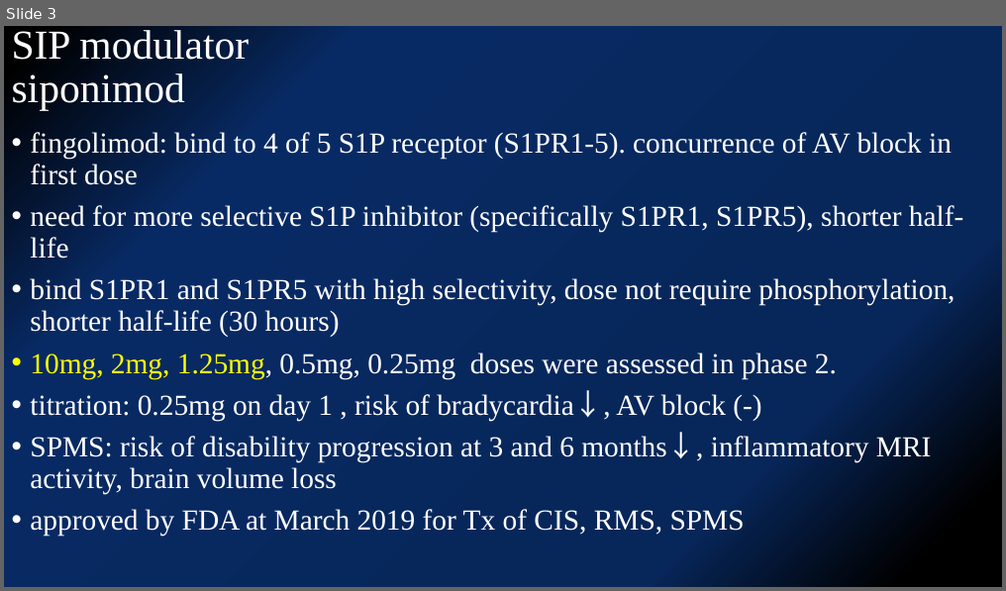
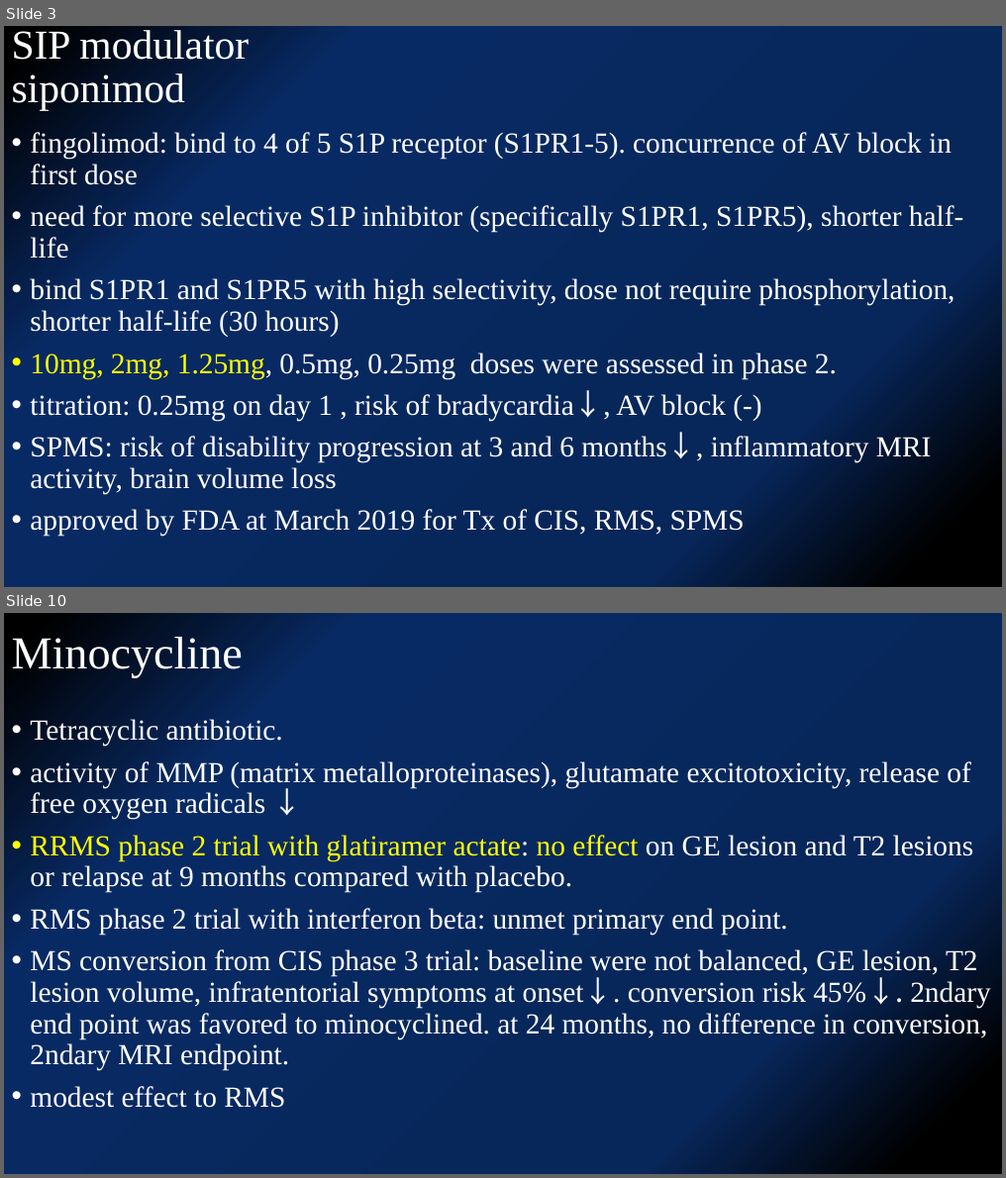
Before and after one commit to kjfdf/12.07_lab_meeting, a slide deck: 2020.12.07 유일한 임상저널리뷰.pptx. Shown one above the other, each under a label of ours: slide 3 before the commit, slides 3 and 10 after it; the slides between them are not shown. The pictures are 1006x591 and 1006x1178 pixels, drawn with LibreOffice and Linux fonts; fonts in the diff are those of the drawing. Boxes give left, top, right and bottom in pixels: in the first picture for what was removed or moved away, otherwise in the second. Text is boxed around its words. In the diff, an @@ line names an element or a change of style, - is before the commit and + after.

```diff
--- a/2020.12.07 유일한 임상저널리뷰.pptx
+++ b/2020.12.07 유일한 임상저널리뷰.pptx
@@ slide 10 added at (4, 613, 1002, 1174), background gradient #000000 to #072659 to #082A64 @@
@@ title added at (12, 634, 243, 678), 44 pt, text #FFFFFF @@
+Minocycline
@@ text added at (30, 719, 991, 1108), 28 pt, text #FFFFFF @@
+• Tetracyclic antibiotic.
+• activity of MMP (matrix metalloproteinases), glutamate excitotoxicity, release of free oxygen radicals ↓
+• RRMS phase 2 trial with glatiramer actate: no effect on GE lesion and T2 lesions or relapse at 9 months compared with placebo.
+• RMS phase 2 trial with interferon beta: unmet primary end point.
+• MS conversion from CIS phase 3 trial: baseline were not balanced, GE lesion, T2 lesion volume, infratentorial symptoms at onset↓. conversion risk 45%↓. 2ndary end point was favored to minocyclined. at 24 months, no difference in conversion, 2ndary MRI endpoint.
+• modest effect to RMS
```
Also in this commit, not shown: 5 slides changed, 4 other slides added, 4 slides removed.
